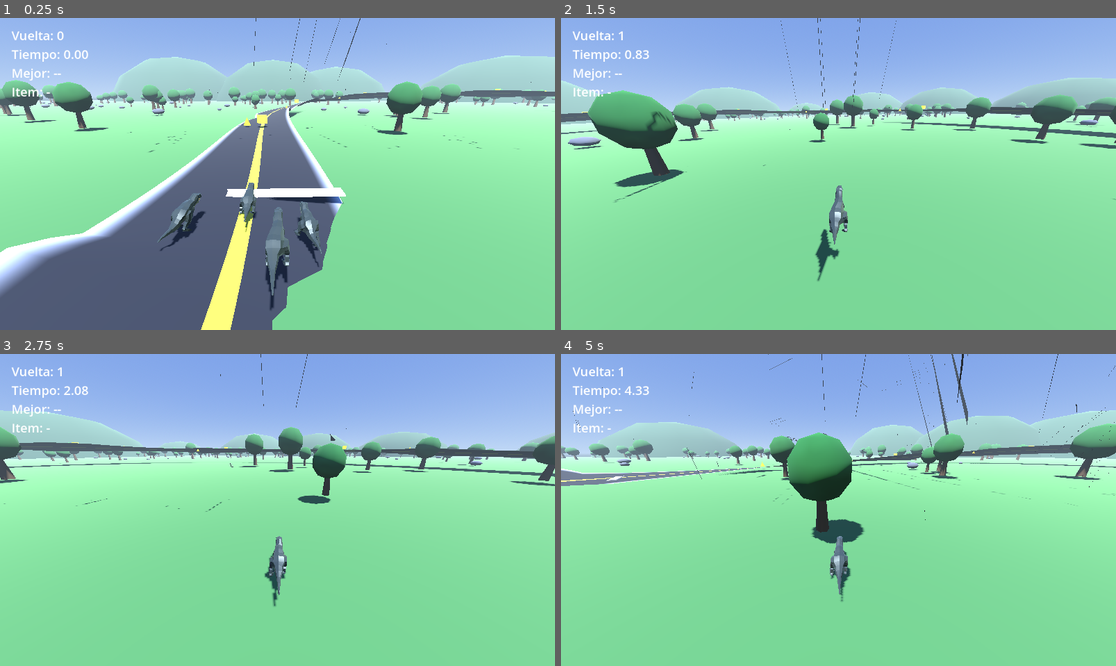
Above: before the commit, frames 1-4 (two rows, left to right).
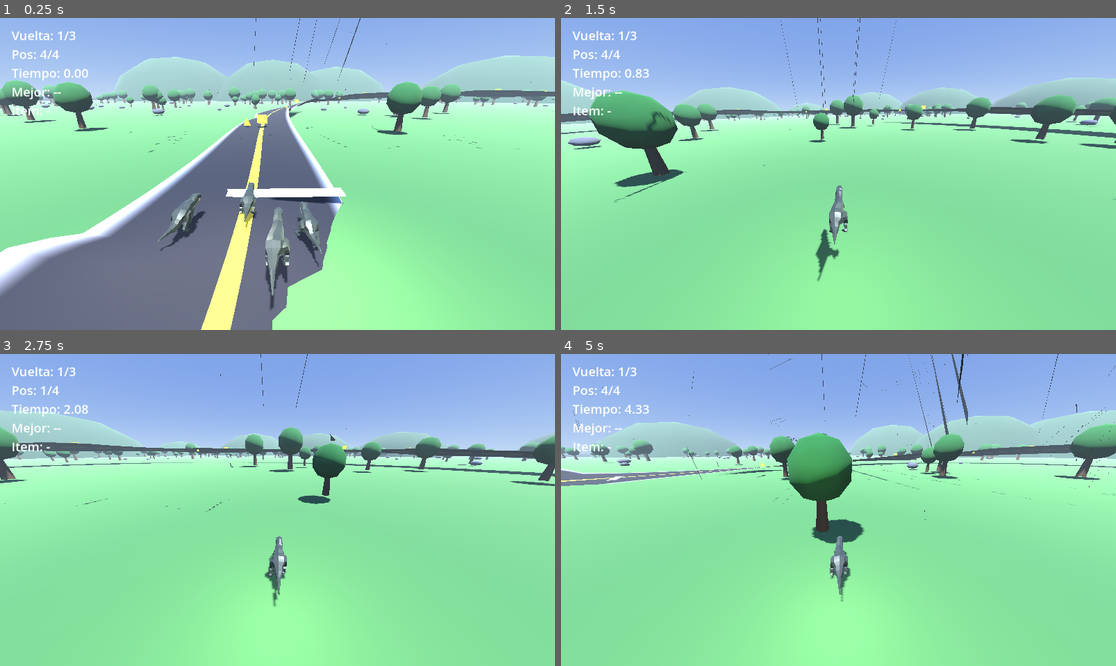
Above: after the commit, the same moments.

Repository: antoniojmonge/dinogame
Game: Godot game, scene res://scenes/main.tscn
The game is run twice, just before and just after one commit, with the same random seed, the same clock (stepped at 60 frames per second) and the same inputs.
Inputs:
- Up to frame 1 (0.25 s): no input
- Up to frame 2 (1.5 s): hold D (move_right) 0.53-1.28 s; tap E (ability) at 0.6 s; tap Space (jump) at 0.77 s; hold A (move_left) from 1.28 s (still down); tap Shift (drift) at 1.35 s
- Up to frame 3 (2.75 s): tap Space (jump) at 1.52 s; release A (move_left) at 2.03 s; hold D (move_right) from 2.03 s (still down); tap F (use_item) at 2.1 s
- Up to frame 4 (5 s): tap E (ability) at 2.85 s; tap Space (jump) at 3.02, 3.77, 4.52 s; release D (move_right) at 3.53 s; hold Shift (drift) 3.53-4.28 s; hold A (move_left) from 3.53 s (still down); tap F (use_item) at 4.35 s

The runs differ from the first frame. In frame 1, 19% of the frame differs, in the area x 0-86%, y 4-100%; in frame 2, 5.3%; in frame 3, 8.2%; in frame 4, 8.4%.

Commit message:
Posicion de carrera, tabla de resultados y luz de relleno
- RaceManager: progreso por curva, posicion en vivo y podio al terminar

- HUD muestra Pos X/N; overlay de resultados con el orden final

- OmniLight3D de relleno en dino/rival/velociraptor (aclara la espalda)

- Rivales nombrados Rival1..N

Diff:
--- a/scenes/dino.tscn
+++ b/scenes/dino.tscn
@@ -53,3 +53,8 @@
 margin = 0.2
 
 [node name="Camera3D" type="Camera3D" parent="CameraRig"]
+
+[node name="FillLight" type="OmniLight3D" parent="."]
+transform = Transform3D(1, 0, 0, 0, 1, 0, 0, 0, 1, 0, 2.5, 2.5)
+light_energy = 1.2
+omni_range = 12.0
--- a/scenes/main.tscn
+++ b/scenes/main.tscn
@@ -68,6 +68,16 @@
 offset_left = 24.0
 offset_top = 18.0
 offset_right = 420.0
-offset_bottom = 150.0
+offset_bottom = 220.0
 theme_override_font_sizes/font_size = 26
 text = "Vuelta: 0"
+
+[node name="Results" type="Label" parent="HUD"]
+visible = false
+offset_left = 380.0
+offset_top = 210.0
+offset_right = 780.0
+offset_bottom = 470.0
+theme_override_font_sizes/font_size = 34
+horizontal_alignment = 1
+text = ""
--- a/scenes/rival.tscn
+++ b/scenes/rival.tscn
@@ -16,3 +16,8 @@
 [node name="CollisionShape3D" type="CollisionShape3D" parent="."]
 transform = Transform3D(1, 0, 0, 0, 1, 0, 0, 0, 1, 0, 1.7, 0)
 shape = SubResource("CapsuleShape3D_body")
+
+[node name="FillLight" type="OmniLight3D" parent="."]
+transform = Transform3D(1, 0, 0, 0, 1, 0, 0, 0, 1, 0, 2.5, 2.5)
+light_energy = 1.0
+omni_range = 10.0
--- a/scenes/velociraptor.tscn
+++ b/scenes/velociraptor.tscn
@@ -53,3 +53,8 @@
 margin = 0.2
 
 [node name="Camera3D" type="Camera3D" parent="CameraRig"]
+
+[node name="FillLight" type="OmniLight3D" parent="."]
+transform = Transform3D(1, 0, 0, 0, 1, 0, 0, 0, 1, 0, 2.5, 2.5)
+light_energy = 1.2
+omni_range = 12.0
--- a/scripts/race_manager.gd
+++ b/scripts/race_manager.gd
@@ -1,10 +1,18 @@
 extends Node
 
-## Gestiona el cronometro de vueltas y actualiza el HUD.
+## Gestiona el cronometro, la POSICION de carrera (por progreso en la curva)
+## y la tabla de resultados al terminar las vueltas.
+
+@export var total_laps := 3
 
 var _label: Label = null
+var _results: Label = null
 var _player: Node = null
+var _dinos: Array = []
+var _path := PackedVector3Array()
+var _progress := {}
 var _running := false
+var _finished := false
 var _lap := 0
 var _lap_start := 0.0
 var _best := -1.0
@@ -12,16 +20,54 @@
 
 func _ready() -> void:
 	_label = get_node_or_null("../HUD/Info")
+	_results = get_node_or_null("../HUD/Results")
+	if _results != null:
+		_results.visible = false
 	await get_tree().process_frame
 	_player = get_tree().get_first_node_in_group("player")
+	var track := get_tree().get_first_node_in_group("track")
+	if track != null and track.has_method("path_points"):
+		_path = track.path_points()
+	_dinos = get_tree().get_nodes_in_group("dino")
+	for d in _dinos:
+		_progress[d] = float(_nearest_index(d.global_position))
 	var fl := get_tree().get_first_node_in_group("finish_line")
 	if fl != null and fl.has_signal("crossed"):
 		fl.crossed.connect(_on_crossed)
 
 
 func _process(_delta: float) -> void:
+	if _finished:
+		return
+	_update_progress()
+	_draw_hud()
+
+
+func _update_progress() -> void:
+	if _path.is_empty():
+		return
+	var n := _path.size()
+	for d in _dinos:
+		if not is_instance_valid(d):
+			continue
+		var raw := _nearest_index(d.global_position)
+		var prev: float = _progress.get(d, float(raw))
+		var k := roundf((prev - raw) / float(n))
+		_progress[d] = float(raw) + k * float(n)
+	if _player != null and _progress.get(_player, 0.0) >= float(total_laps) * float(n):
+		_finish_race()
+
+
+func _standings() -> Array:
+	var arr: Array = _dinos.duplicate()
+	arr.sort_custom(func(a, b): return _progress.get(a, 0.0) > _progress.get(b, 0.0))
+	return arr
+
+
+func _draw_hud() -> void:
 	if _label == null:
 		return
+	var n := maxi(_path.size(), 1)
 	var cur := 0.0
 	if _running:
 		cur = _now() - _lap_start
@@ -31,10 +77,30 @@
 	var item := "-"
 	if _player != null and _player.held_power != "":
 		item = str(_player.held_power)
-	_label.text = "Vuelta: %d\nTiempo: %.2f\nMejor: %s\nItem: %s" % [_lap, cur, best, item]
+	var pos := 1
+	var total := _dinos.size()
+	var plaps := 1
+	if _player != null:
+		pos = _standings().find(_player) + 1
+		plaps = clampi(int(_progress.get(_player, 0.0)) / n + 1, 1, total_laps)
+	_label.text = "Vuelta: %d/%d\nPos: %d/%d\nTiempo: %.2f\nMejor: %s\nItem: %s" % [plaps, total_laps, pos, total, cur, best, item]
+
+
+func _finish_race() -> void:
+	_finished = true
+	var st := _standings()
+	var txt := "CARRERA TERMINADA\n\n"
+	for i in st.size():
+		var nm: String = "TÚ" if st[i] == _player else str(st[i].name)
+		txt += "%d.  %s\n" % [i + 1, nm]
+	if _results != null:
+		_results.text = txt
+		_results.visible = true
 
 
 func _on_crossed() -> void:
+	if _finished:
+		return
 	if not _running:
 		_running = true
 		_lap = 1
@@ -47,5 +113,16 @@
 	_lap_start = _now()
 
 
+func _nearest_index(pos: Vector3) -> int:
+	var best := 0
+	var best_d := INF
+	for i in _path.size():
+		var d := _path[i].distance_squared_to(pos)
+		if d < best_d:
+			best_d = d
+			best = i
+	return best
+
+
 func _now() -> float:
 	return float(Time.get_ticks_msec()) / 1000.0
--- a/scripts/track.gd
+++ b/scripts/track.gd
@@ -55,11 +55,13 @@
 	if scene == null:
 		return
 	var placements := [[1.0, -2.5], [1.0, 2.5], [3.0, 0.0]]
-	for pl in placements:
+	for i in placements.size():
+		var pl: Array = placements[i]
 		var off: float = pl[0]
 		var lat: float = pl[1]
 		var xf := _curve.sample_baked_with_rotation(off, true, true)
 		var rival: Node3D = scene.instantiate()
+		rival.name = "Rival%d" % (i + 1)
 		add_child(rival)
 		var pos := xf.origin + xf.basis.x.normalized() * lat
 		rival.global_transform = Transform3D(xf.basis.orthonormalized(), pos)
